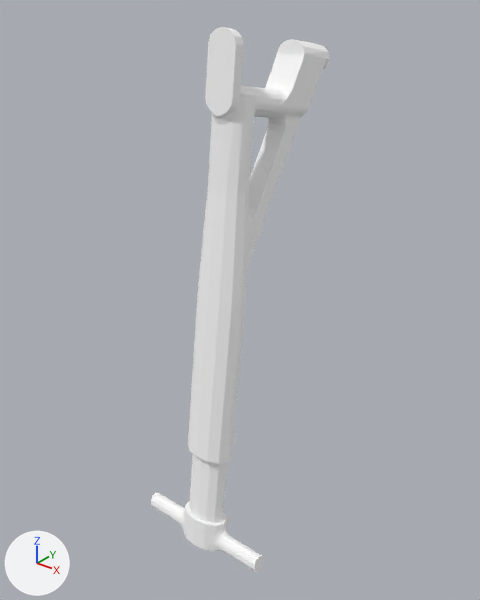
One commit to the OBJ model data/models/erj195_gear_r.obj: the scene before it, then after it.
Both versions are drawn from a 50 mm camera at (3.768, -1.967, -0.226) aimed at (2.508, -0.392, -1.202). The axes (+X, +Y, +Z) are drawn at lower left. The lights are the same throughout. The first picture is the older version. Where no turn or scale is listed for an object, it has been applied to the vertices.

In view in the first picture: 'erj195_gear_r'.
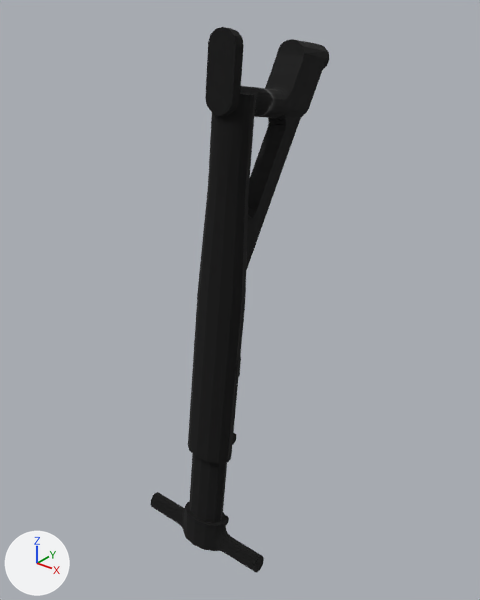
What changed in the scene script:
```text
Add img_erj_wing_png:
    img_erj_wing_png = load_image('ERJ-wing.png', 'ERJ-wing.png', 1024, 1024, 'sRGB')
Add mat_mat1_erj_wing:
    mat_mat1_erj_wing = principled_material('mat1_ERJ-wing')
    mat_mat1_erj_wing.texture = img_erj_wing_png
    mat_mat1_erj_wing.roughness = 1.0
Change me_erj195_gear_r:
    where me_erj195_gear_r.from_pydata(...)  # 654 vertices, 1185 faces; spans x 2.27..2.78, y -0.68..-0.09, z -2.09..-0.35
    remove me_erj195_gear_r.materials.append(mat_mat1)  # white #ffffff
    add me_erj195_gear_r.materials.append(mat_mat1_erj_wing)  # picture img_erj_wing_png
```

Pixel boxes [x1, y1, x2, y2] of what changed, in the pictures (480 x 600 px):
'erj195_gear_r', recoloured (white to black): [151, 27, 329, 573] in both
